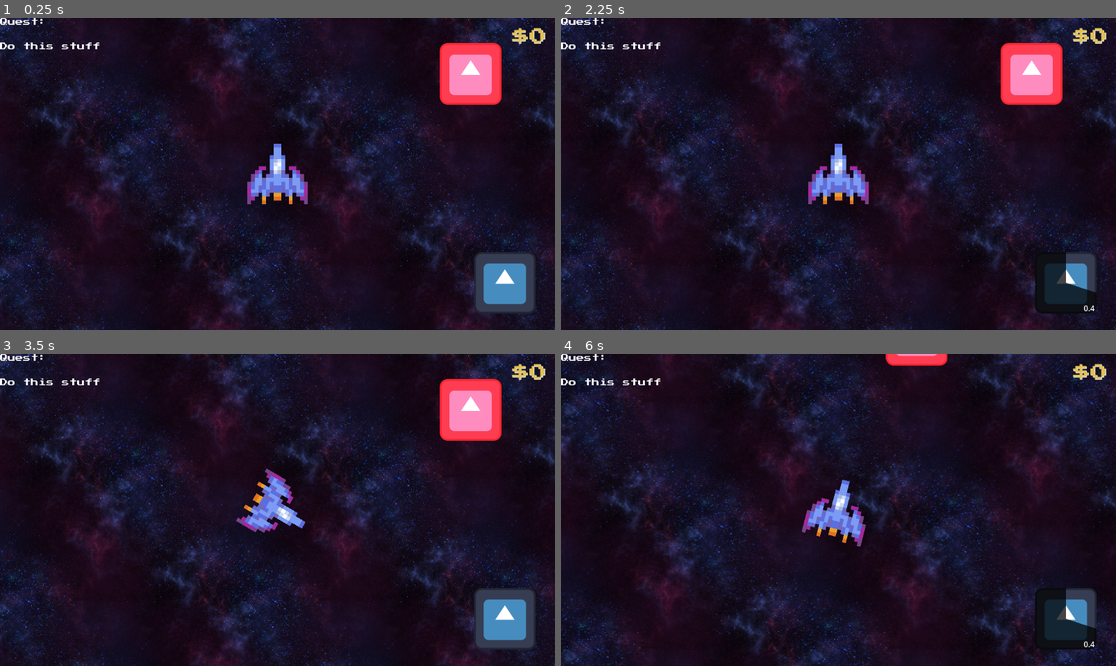
Above: before the commit, frames 1-4 (two rows, left to right).
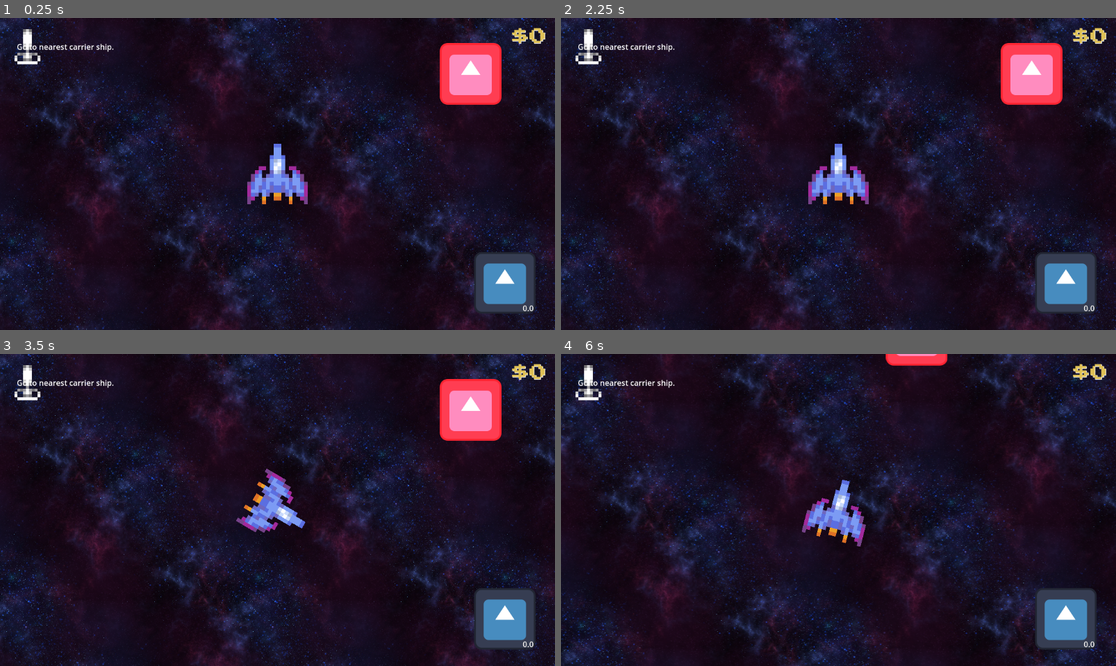
Above: after the commit, the same moments.

Repository: joegriffin2000/starship_jousting_godot
Game: Godot game, scene res://mainspace.tscn
Two runs of this game, one before a commit and one after it. Both use one fixed random seed, a clock stepped at 60 frames per second and the inputs below. The engine's default icon, where the game draws it, is replaced by a stand-in: a white triangle on a blue panel in a dark square.
Inputs (mouse positions are in pixels of both pictures, inside the frame that each line leads up to):
- Up to frame 1 (0.25 s): no input
- Up to frame 2 (2.25 s): click (1066, 283) at 0.5 s; drag from (644, 71) to (1032, 74) at 1.27 s; tap Enter at 2 s; drag from (727, 189) to (1032, 74) at 2.02 s
- Up to frame 3 (3.5 s): move the mouse to (333, 441) at 2.77 s; hold D (right) from 2.78 s (still down); tap Mouse wheel down (scroll_down) at 2.85 s; click (333, 441) at 2.92 s; tap Mouse wheel up (scroll_up) at 3.05 s
- Up to frame 4 (6 s): release D (right) at 3.5 s; drag from (810, 572) to (672, 463) at 3.52 s; tap Space (dash) at 4.25 s; move the mouse to (1005, 556) at 4.27 s; hold A (left) 4.28-5 s; hold Space (dash) 4.28-5 s; click (1005, 556) at 4.55 s; drag from (672, 463) to (755, 432) at 5.02 s; tap Enter at 5.75 s; move the mouse to (866, 510) at 5.77 s; hold A (left) from 5.78 s (still down); tap Mouse wheel down (scroll_down) at 5.85 s; click (866, 510) at 5.92 s

The runs differ from the first frame. In frame 1, 0.6% of the frame differs, in the area x 0-97%, y 0-94%; in frame 2, 2.1%; in frame 3, 0.6%; in frame 4, 2.1%, in the area x 0-97%, y 0-95%.
Error after the commit: Parse Error: Class "Hitbox" hides a global script class. (res://Logic/hitbox.gd:2)

Commit message:
Quest generation finished, quest UI WIP
Quest generation is finished. Quest display on the HUD is a WIP

Diff:
--- a/quest.gd
+++ b/Logic/quest.gd
@@ -14,7 +14,6 @@
 	self.total = total
 	self.progress = 0
 
-func _ready() -> void:
 	#I DONT KNOW IF THIS LOGIC IS SUPPOSED TO GO HERE
 	if (faction == "GOAT"):
 		#each of these is a different quest type
@@ -51,6 +50,7 @@
 	else:
 		print("No faction for quest")
 
+
 #called everytime the signal is caught
 func update_progress():
 	if progress != total:
--- a/UI/gameOverScreen.tscn
+++ b/UI/GameOverScreen/gameOverScreen.tscn
@@ -1,7 +1,7 @@
 [gd_scene load_steps=4 format=3 uid="uid://b11glto6yoca8"]
 
-[ext_resource type="Script" path="res://UI/gameOverScreen.gd" id="1_ivkvd"]
-[ext_resource type="FontVariation" uid="uid://cqgxin5irqgf7" path="res://fonts/pixelFont.tres" id="2_hqkl0"]
+[ext_resource type="Script" path="res://UI/GameOverScreen/gameOverScreen.gd" id="1_ivkvd"]
+[ext_resource type="FontVariation" uid="uid://cqgxin5irqgf7" path="res://Fonts/pixelFont.tres" id="2_hqkl0"]
 
 [sub_resource type="StyleBoxFlat" id="StyleBoxFlat_20lhd"]
 bg_color = Color(0.164706, 0.152941, 0.211765, 0.647059)
--- a/UI/HUD.tscn
+++ b/UI/HUD/HUD.tscn
@@ -2,9 +2,9 @@
 
 [ext_resource type="PackedScene" uid="uid://cumfp14w3h8un" path="res://ability.tscn" id="1_cifeo"]
 [ext_resource type="FontVariation" uid="uid://cqgxin5irqgf7" path="res://Fonts/pixelFont.tres" id="2_fsvj7"]
-[ext_resource type="Script" path="res://UI/credits.gd" id="2_pk0r0"]
-[ext_resource type="FontFile" uid="uid://cjg5r33t68mr1" path="res://Fonts/PressStart2P-vaV7.ttf" id="2_wks4l"]
-[ext_resource type="Script" path="res://UI/quest_detail.gd" id="3_7204j"]
+[ext_resource type="Script" path="res://UI/HUD/credits_HUD.gd" id="2_pk0r0"]
+[ext_resource type="Texture2D" uid="uid://d0tub6h0hhhmm" path="res://Sprites/quest_icon.png" id="4_ormaa"]
+[ext_resource type="Script" path="res://UI/scaleableLabel.gd" id="5_a7k7e"]
 
 [node name="HUD" type="CanvasLayer"]
 
@@ -22,22 +22,6 @@
 grow_vertical = 0
 size_flags_horizontal = 8
 size_flags_vertical = 8
-
-[node name="QuestLabel" type="RichTextLabel" parent="."]
-offset_right = 295.0
-offset_bottom = 51.0
-theme_override_fonts/normal_font = ExtResource("2_wks4l")
-text = "Quest:
-"
-
-[node name="QuestDetail" type="RichTextLabel" parent="."]
-offset_top = 51.0
-offset_right = 356.0
-offset_bottom = 175.0
-theme_override_fonts/normal_font = ExtResource("2_wks4l")
-text = "Do this stuff"
-fit_content = true
-script = ExtResource("3_7204j")
 
 [node name="Credits" type="Label" parent="."]
 anchors_preset = -1
@@ -58,3 +42,34 @@
 text = "$0"
 horizontal_alignment = 2
 script = ExtResource("2_pk0r0")
+
+[node name="HBoxContainer" type="HBoxContainer" parent="."]
+offset_left = 30.0
+offset_top = 23.0
+offset_right = 366.0
+offset_bottom = 96.0
+size_flags_horizontal = 0
+size_flags_vertical = 0
+metadata/_edit_use_anchors_ = true
+
+[node name="Label" type="Label" parent="HBoxContainer"]
+layout_mode = 2
+justification_flags = 35
+
+[node name="TextureRect" type="TextureRect" parent="HBoxContainer/Label"]
+texture_filter = 1
+layout_mode = 1
+anchors_preset = 4
+anchor_top = 0.5
+anchor_bottom = 0.5
+offset_top = -36.5
+offset_right = 54.0
+offset_bottom = 36.5
+grow_vertical = 2
+texture = ExtResource("4_ormaa")
+
+[node name="ScaleableLabel2" type="Label" parent="HBoxContainer"]
+layout_mode = 2
+text = "Go to nearest carrier ship."
+vertical_alignment = 3
+script = ExtResource("5_a7k7e")
--- a/UI/credits.gd
+++ b/UI/HUD/credits_HUD.gd
@@ -1,4 +1,4 @@
-extends "scaleable.gd"
+extends ScaleableLabel
 
 #Function to update label text with new amount
 func update_score(score):
--- /dev/null
+++ b/UI/HUD/quest_HUD.gd
@@ -0,0 +1,10 @@
+extends RichTextLabel
+
+func _ready() -> void:
+	SignalBus.quest_received.connect(update_quest_text)
+
+func update_quest_text(quest: Variant) -> void:
+	text = quest.description
+
+func update_progress(quest: Variant) -> void:
+	pass
--- a/UI/quest.tscn
+++ b/UI/ShopUI/ShopQuests/quest.tscn
@@ -1,6 +1,6 @@
 [gd_scene load_steps=2 format=3 uid="uid://5ljy53wtfp4g"]
 
-[ext_resource type="Script" path="res://UI/quest_ui.gd" id="1_mqoed"]
+[ext_resource type="Script" path="res://UI/ShopUI/ShopQuests/shop_quests.gd" id="1_mqoed"]
 
 [node name="QuestUI" type="Control"]
 layout_mode = 3
--- a/UI/quest_ui.gd
+++ b/UI/ShopUI/ShopQuests/shop_quests.gd
@@ -1,13 +1,17 @@
-extends "draggable.gd"
+extends Draggable
 
-@onready var questlist = $ItemList
-var icon = preload("res://Sprites/icon.svg")
+@onready var UIQuestList = $ItemList
+var icon = preload("res://Sprites/quest_icon.png")
 var file = FileAccess.open("res://quests.json",FileAccess.READ).get_as_text()
+var json = JSON.new()
+var filecontents = json.parse_string(file)
+
 var last_mouse_pos = Vector2(0,0)
-var json = JSON.new()
+
 var rng = RandomNumberGenerator.new()
 
-var filecontents = json.parse_string(file)
+var generatedQuests = []
+var selectedQuest = null
 
 func _ready():
 	# Set offset default value
@@ -15,13 +19,10 @@
 
 func _process(delta):
 	if dragging:
-		questlist.position.y = (get_viewport().get_mouse_position() - offset).y
+		UIQuestList.position.y = (get_viewport().get_mouse_position() - offset).y
 	#If the menu moves down too much it bounces back
-	elif questlist.position.y > 0:
-		questlist.position.y -= 15
-	#experimenting with bouncing back down if move up too much
-	#elif questlist.get_item_rect(9).position.y < (get_viewport_rect().size.y):
-		#questlist.position.y += 15
+	elif UIQuestList.position.y > 0:
+		UIQuestList.position.y -= 15
 
 func generateQuests() -> void:
 	# Getting only the quests we have already (level 1 quests)
@@ -38,7 +39,6 @@
 			fjbQuests.append(quest)
 		if quest.faction == "SEU":
 			seuQuests.append(quest)
-	var generatedQuests = []
 
 	# Generate a quest for each quest faction:
 	# TODO: Replace quest[0] with randomizing from the list
@@ -48,26 +48,28 @@
 	var q2 = Quest.new(fjbQuests[0].faction, fjbQuests[0].desc.replace("x", str(total)), fjbQuests[0].type, total)
 	total = rng.randi_range(3, 7)
 	var q3 = Quest.new(goatQuests[0].faction, goatQuests[0].desc.replace("x", str(total)), goatQuests[0].type, total)
+	generatedQuests = []
 	generatedQuests.append(q1)
 	generatedQuests.append(q2)
 	generatedQuests.append(q3)
 	print(generatedQuests)
 
+	# Clear quest list on UI
+	UIQuestList.clear()
 	# Fill in quest list on UI
-	questlist.clear()
 	for i in generatedQuests:
-		questlist.add_item(i.description,icon)
+		UIQuestList.add_item(i.description, icon)
 
 func _gui_input(event: InputEvent) -> void:
 	if event.is_action("scroll_up"):
-		questlist.position.y -= 10
+		UIQuestList.position.y -= 10
 	if event.is_action("scroll_down"):
-		questlist.position.y += 10
+		UIQuestList.position.y += 10
 
 func _on_item_list_gui_input(event: InputEvent) -> void:
 	if !dragging and event.is_action_pressed("left_click"):
 		var mouse_pos = get_viewport().get_mouse_position()
-		offset = mouse_pos - questlist.position
+		offset = mouse_pos - UIQuestList.position
 		dragging = true
 		#get_tree().set_input_as_handled()
 
@@ -76,4 +78,6 @@
 
 
 func _on_item_list_item_selected(index: int) -> void:
-	SignalBus.quest_received.emit(questlist.get_item_text(index))
+	selectedQuest = generatedQuests[index]
+	# TODO: Make this a separate button
+	SignalBus.quest_received.emit(selectedQuest)
--- /dev/null
+++ b/UI/ShopUI/ShopUpgrades/upgrade.gd
@@ -0,0 +1 @@
+extends Draggable
--- a/UI/upgrade.tscn
+++ b/UI/ShopUI/ShopUpgrades/upgrade.tscn
@@ -1,7 +1,7 @@
 [gd_scene load_steps=3 format=3 uid="uid://c6qaubponwo3u"]
 
 [ext_resource type="Texture2D" uid="uid://deak4o1xsi0rn" path="res://Sprites/icon.svg" id="1_336qm"]
-[ext_resource type="Script" path="res://UI/upgrade.gd" id="1_so4nk"]
+[ext_resource type="Script" path="res://UI/ShopUI/ShopUpgrades/upgrade.gd" id="1_so4nk"]
 
 [node name="Upgrade" type="Control"]
 layout_mode = 3
--- /dev/null
+++ b/UI/ShopUI/shop_menu.tscn
@@ -0,0 +1,115 @@
+[gd_scene load_steps=7 format=3 uid="uid://btbb3t0k66qi8"]
+
+[ext_resource type="Script" path="res://UI/ShopUI/shop_menu.gd" id="1_71syl"]
+[ext_resource type="Script" path="res://UI/ShopUI/ShopUpgrades/upgrade.gd" id="2_32nsl"]
+[ext_resource type="Texture2D" uid="uid://deak4o1xsi0rn" path="res://Sprites/icon.svg" id="3_vhqgl"]
+[ext_resource type="PackedScene" uid="uid://5ljy53wtfp4g" path="res://UI/ShopUI/ShopQuests/quest.tscn" id="4_h1yxy"]
+[ext_resource type="Texture2D" uid="uid://dfo3dhjbefiga" path="res://Sprites/quest_btn.png" id="5_n2y5n"]
+[ext_resource type="Texture2D" uid="uid://bxe2outbioo87" path="res://Sprites/upgrade_btn.png" id="6_kyxv6"]
+
+[node name="CanvasLayer" type="CanvasLayer"]
+script = ExtResource("1_71syl")
+
+[node name="Panel" type="Panel" parent="."]
+anchors_preset = 15
+anchor_right = 1.0
+anchor_bottom = 1.0
+offset_left = 128.0
+offset_top = 64.0
+offset_right = -64.0
+offset_bottom = -72.0
+grow_horizontal = 2
+grow_vertical = 2
+size_flags_horizontal = 6
+size_flags_vertical = 6
+size_flags_stretch_ratio = 1.2
+
+[node name="Upgrades" type="Panel" parent="Panel"]
+visible = false
+self_modulate = Color(1, 1, 1, 0)
+clip_contents = true
+layout_mode = 1
+anchors_preset = -1
+anchor_left = 0.133
+anchor_right = 1.0
+anchor_bottom = 1.0
+offset_left = 0.32
+grow_horizontal = 2
+grow_vertical = 2
+size_flags_horizontal = 4
+size_flags_vertical = 4
+mouse_filter = 1
+
+[node name="Control" type="Control" parent="Panel/Upgrades"]
+layout_mode = 1
+anchors_preset = 8
+anchor_left = 0.5
+anchor_top = 0.5
+anchor_right = 0.5
+anchor_bottom = 0.5
+offset_left = -768.0
+offset_top = -536.0
+offset_right = 832.0
+offset_bottom = 528.0
+grow_horizontal = 2
+grow_vertical = 2
+script = ExtResource("2_32nsl")
+
+[node name="upgrade" type="TextureButton" parent="Panel/Upgrades/Control"]
+layout_mode = 2
+anchor_left = 0.481
+anchor_top = 0.5
+anchor_right = 0.481
+anchor_bottom = 0.5
+offset_left = -64.192
+offset_top = -64.0
+offset_right = 63.808
+offset_bottom = 64.0
+texture_normal = ExtResource("3_vhqgl")
+stretch_mode = 0
+
+[node name="Quests" type="Panel" parent="Panel"]
+self_modulate = Color(1, 1, 1, 0)
+clip_contents = true
+layout_mode = 1
+anchors_preset = -1
+anchor_left = 0.133
+anchor_right = 1.0
+anchor_bottom = 0.984
+offset_left = 0.32
+offset_bottom = 8.19199
+grow_horizontal = 2
+grow_vertical = 2
+size_flags_horizontal = 4
+size_flags_vertical = 4
+
+[node name="Quest" parent="Panel/Quests" instance=ExtResource("4_h1yxy")]
+layout_mode = 1
+
+[node name="QuestButton" type="TextureButton" parent="Panel"]
+texture_filter = 1
+layout_mode = 1
+anchors_preset = -1
+anchor_right = 0.133
+anchor_bottom = 0.5
+offset_right = 0.32
+grow_vertical = 2
+texture_normal = ExtResource("5_n2y5n")
+stretch_mode = 0
+
+[node name="UpgradeButton" type="TextureButton" parent="Panel"]
+texture_filter = 1
+layout_mode = 1
+anchors_preset = -1
+anchor_top = 0.5
+anchor_right = 0.133
+anchor_bottom = 1.0
+offset_right = 0.32
+grow_vertical = 2
+texture_normal = ExtResource("6_kyxv6")
+stretch_mode = 0
+
+[connection signal="gui_input" from="Panel/Upgrades" to="." method="_on_upgrades_gui_input"]
+[connection signal="pressed" from="Panel/Upgrades/Control/upgrade" to="." method="_on_upgrade_pressed"]
+[connection signal="pressed" from="Panel/QuestButton" to="." method="_on_quest_button_pressed"]
+[connection signal="pressed" from="Panel/UpgradeButton" to="." method="_on_upgrade_button_pressed"]
--- a/UI/quest_detail.gd
+++ /dev/null
@@ -1,7 +0,0 @@
-extends RichTextLabel
-
-func _ready() -> void:
-	SignalBus.quest_received.connect(change_text)
-
-func change_text(new_text):
-	text = new_text
--- a/UI/scaleable.gd
+++ b/UI/scaleableLabel.gd
@@ -1,4 +1,4 @@
-class_name Scaleable
+class_name ScaleableLabel
 extends Label
 
 # Re-scale content when window size changes
--- a/UI/shop_menu.tscn
+++ /dev/null
@@ -1,115 +0,0 @@
-[gd_scene load_steps=7 format=3 uid="uid://btbb3t0k66qi8"]
-
-[ext_resource type="Script" path="res://UI/shop_menu.gd" id="1_71syl"]
-[ext_resource type="Script" path="res://UI/upgrade.gd" id="2_32nsl"]
-[ext_resource type="Texture2D" uid="uid://deak4o1xsi0rn" path="res://Sprites/icon.svg" id="3_vhqgl"]
-[ext_resource type="PackedScene" uid="uid://5ljy53wtfp4g" path="res://UI/quest.tscn" id="4_h1yxy"]
-[ext_resource type="Texture2D" uid="uid://dfo3dhjbefiga" path="res://Sprites/quest_btn.png" id="5_n2y5n"]
-[ext_resource type="Texture2D" uid="uid://bxe2outbioo87" path="res://Sprites/upgrade_btn.png" id="6_kyxv6"]
-
-[node name="CanvasLayer" type="CanvasLayer"]
-script = ExtResource("1_71syl")
-
-[node name="Panel" type="Panel" parent="."]
-anchors_preset = 15
-anchor_right = 1.0
-anchor_bottom = 1.0
-offset_left = 128.0
-offset_top = 64.0
-offset_right = -64.0
-offset_bottom = -72.0
-grow_horizontal = 2
-grow_vertical = 2
-size_flags_horizontal = 6
-size_flags_vertical = 6
-size_flags_stretch_ratio = 1.2
-
-[node name="Upgrades" type="Panel" parent="Panel"]
-visible = false
-self_modulate = Color(1, 1, 1, 0)
-clip_contents = true
-layout_mode = 1
-anchors_preset = -1
-anchor_left = 0.133
-anchor_right = 1.0
-anchor_bottom = 1.0
-offset_left = 0.32
-grow_horizontal = 2
-grow_vertical = 2
-size_flags_horizontal = 4
-size_flags_vertical = 4
-mouse_filter = 1
-
-[node name="Control" type="Control" parent="Panel/Upgrades"]
-layout_mode = 1
-anchors_preset = 8
-anchor_left = 0.5
-anchor_top = 0.5
-anchor_right = 0.5
-anchor_bottom = 0.5
-offset_left = -768.0
-offset_top = -536.0
-offset_right = 832.0
-offset_bottom = 528.0
-grow_horizontal = 2
-grow_vertical = 2
-script = ExtResource("2_32nsl")
-
-[node name="upgrade" type="TextureButton" parent="Panel/Upgrades/Control"]
-layout_mode = 2
-anchor_left = 0.481
-anchor_top = 0.5
-anchor_right = 0.481
-anchor_bottom = 0.5
-offset_left = -64.192
-offset_top = -64.0
-offset_right = 63.808
-offset_bottom = 64.0
-texture_normal = ExtResource("3_vhqgl")
-stretch_mode = 0
-
-[node name="Quests" type="Panel" parent="Panel"]
-self_modulate = Color(1, 1, 1, 0)
-clip_contents = true
-layout_mode = 1
-anchors_preset = -1
-anchor_left = 0.133
-anchor_right = 1.0
-anchor_bottom = 0.984
-offset_left = 0.32
-offset_bottom = 8.19199
-grow_horizontal = 2
-grow_vertical = 2
-size_flags_horizontal = 4
-size_flags_vertical = 4
-
-[node name="Quest" parent="Panel/Quests" instance=ExtResource("4_h1yxy")]
-layout_mode = 1
-
-[node name="QuestButton" type="TextureButton" parent="Panel"]
-texture_filter = 1
-layout_mode = 1
-anchors_preset = -1
-anchor_right = 0.133
-anchor_bottom = 0.5
-offset_right = 0.32
-grow_vertical = 2
-texture_normal = ExtResource("5_n2y5n")
-stretch_mode = 0
-
-[node name="UpgradeButton" type="TextureButton" parent="Panel"]
-texture_filter = 1
-layout_mode = 1
-anchors_preset = -1
-anchor_top = 0.5
-anchor_right = 0.133
-anchor_bottom = 1.0
-offset_right = 0.32
-grow_vertical = 2
-texture_normal = ExtResource("6_kyxv6")
-stretch_mode = 0
-
-[connection signal="gui_input" from="Panel/Upgrades" to="." method="_on_upgrades_gui_input"]
-[connection signal="pressed" from="Panel/Upgrades/Control/upgrade" to="." method="_on_upgrade_pressed"]
-[connection signal="pressed" from="Panel/QuestButton" to="." method="_on_quest_button_pressed"]
-[connection signal="pressed" from="Panel/UpgradeButton" to="." method="_on_upgrade_button_pressed"]
--- a/UI/upgrade.gd
+++ /dev/null
@@ -1 +0,0 @@
-extends "draggable.gd"
--- a/ability.tscn
+++ b/ability.tscn
@@ -1,7 +1,8 @@
 [gd_scene load_steps=3 format=3 uid="uid://cumfp14w3h8un"]
 
 [ext_resource type="Texture2D" uid="uid://deak4o1xsi0rn" path="res://Sprites/icon.svg" id="1_r2xtb"]
-[ext_resource type="Script" path="res://logic/ability.gd" id="2_ln6lw"]
+[ext_resource type="Script" path="res://Logic/ability.gd" id="2_ln6lw"]
+
 
 [node name="Dash" type="TextureButton"]
 offset_right = 40.0
--- a/carrier.tscn
+++ b/carrier.tscn
@@ -1,6 +1,6 @@
 [gd_scene load_steps=7 format=3 uid="uid://dwtvkp2vnyevp"]
 
-[ext_resource type="Script" path="res://logic/carrier.gd" id="1_173kj"]
+[ext_resource type="Script" path="res://Logic/carrier.gd" id="1_173kj"]
 [ext_resource type="Texture2D" uid="uid://deak4o1xsi0rn" path="res://Sprites/icon.svg" id="1_sxrk5"]
 
 [sub_resource type="Gradient" id="Gradient_ty7mj"]
--- a/dmg_rock.tscn
+++ b/dmg_rock.tscn
@@ -1,6 +1,6 @@
 [gd_scene load_steps=4 format=3 uid="uid://civgrrcpy8lw5"]
 
-[ext_resource type="Script" path="res://logic/dmg_rock.gd" id="1_aoo3n"]
+[ext_resource type="Script" path="res://Logic/dmg_rock.gd" id="1_aoo3n"]
 [ext_resource type="Texture2D" uid="uid://deak4o1xsi0rn" path="res://Sprites/icon.svg" id="1_ywv3o"]
 
 [sub_resource type="RectangleShape2D" id="RectangleShape2D_17pel"]
--- a/lance.tscn
+++ b/lance.tscn
@@ -1,6 +1,6 @@
 [gd_scene load_steps=3 format=3 uid="uid://j7jr5qp7ch07"]
 
-[ext_resource type="Script" path="res://logic/hitbox.gd" id="1_fkdir"]
+[ext_resource type="Script" path="res://Logic/hitbox.gd" id="1_fkdir"]
 [ext_resource type="Texture2D" uid="uid://c5cri7mb6umyu" path="res://Sprites/lance.png" id="1_gcfi3"]
 
 [node name="Hitbox" type="Area2D"]
--- a/logic/ship.gd
+++ b/logic/ship.gd
@@ -1,6 +1,6 @@
 extends CharacterBody2D
 
-const gameOverScreen = preload("res://UI/gameOverScreen.tscn")
+const gameOverScreen = preload("res://UI/GameOverScreen/gameOverScreen.tscn")
 
 @onready var action = $Action_Timer
 @onready var dash = $Dash_Cooldown
@@ -10,6 +10,7 @@
 
 func _ready() -> void:
 	SignalBus.damage_taken.connect(_on_dmg_rock_took_damage)
+	SignalBus.quest_received.connect(_on_quest_received)
 
 func get_input():
 	if ShipData.health >= 1:
@@ -62,3 +63,7 @@
 
 func _on_dmg_rock_took_damage() -> void:
 	take_damage()
+
+func _on_quest_received(q: Variant) -> void:
+	ShipData.quest = q
+	print("Quest: ", ShipData.quest)
--- a/logic/ship_data.gd
+++ b/logic/ship_data.gd
@@ -13,6 +13,7 @@
 @export var dash = false
 
 #Ship resources
+@export var quest = null
 @export var credits = 0
 @export var health = 1
 @export var totalScore = 100
@@ -30,6 +31,7 @@
 	dash = false
 
 	#Ship resources
+	quest = null
 	credits = 0
 	health = 1
 	totalScore = 100
--- a/logic/signal_bus.gd
+++ b/logic/signal_bus.gd
@@ -8,7 +8,7 @@
 
 
 #UI signals
-#connected from ship to game over screen
+# Connected from ship to gameOverScreen
 signal player_died(score)
-#connected from quest menu to HUD label
+# Connected from shop Quest menu to HUD Quest label and ShipData
 signal quest_received(content)
--- a/mainspace.tscn
+++ b/mainspace.tscn
@@ -2,11 +2,11 @@
 
 [ext_resource type="PackedScene" uid="uid://e1bi5rviiufr" path="res://ship.tscn" id="1_31b5h"]
 [ext_resource type="Texture2D" uid="uid://bvjxnwg3c1sa3" path="res://Sprites/512x512_purple_nebula_1.png" id="1_xb1gi"]
-[ext_resource type="Script" path="res://logic/mainspace.gd" id="1_yv7y7"]
+[ext_resource type="Script" path="res://Logic/mainspace.gd" id="1_yv7y7"]
 [ext_resource type="PackedScene" uid="uid://cq1e813uoit5d" path="res://rock.tscn" id="3_ajql6"]
-[ext_resource type="PackedScene" uid="uid://csce5kf7ob4fa" path="res://UI/HUD.tscn" id="4_m7kfs"]
+[ext_resource type="PackedScene" uid="uid://csce5kf7ob4fa" path="res://UI/HUD/HUD.tscn" id="4_m7kfs"]
 [ext_resource type="PackedScene" uid="uid://civgrrcpy8lw5" path="res://dmg_rock.tscn" id="5_ysiwv"]
-[ext_resource type="PackedScene" uid="uid://b11glto6yoca8" path="res://UI/gameOverScreen.tscn" id="6_bpwyg"]
+[ext_resource type="PackedScene" uid="uid://b11glto6yoca8" path="res://UI/GameOverScreen/gameOverScreen.tscn" id="6_bpwyg"]
 [ext_resource type="PackedScene" uid="uid://dwtvkp2vnyevp" path="res://carrier.tscn" id="6_t3k5q"]
 
 [node name="Node2D" type="Node2D"]
--- a/project.godot
+++ b/project.godot
@@ -17,9 +17,9 @@
 
 [autoload]
 
-ShipData="*res://logic/ship_data.gd"
-ShopMenu="*res://UI/shop_menu.tscn"
-SignalBus="*res://logic/signal_bus.gd"
+ShipData="*res://Logic/ship_data.gd"
+ShopMenu="*res://UI/ShopUI/shop_menu.tscn"
+SignalBus="*res://Logic/signal_bus.gd"
 
 [editor]
 
--- a/rock.tscn
+++ b/rock.tscn
@@ -1,8 +1,8 @@
 [gd_scene load_steps=5 format=3 uid="uid://cq1e813uoit5d"]
 
-[ext_resource type="Script" path="res://logic/rock.gd" id="1_1wogh"]
+[ext_resource type="Script" path="res://Logic/rock.gd" id="1_1wogh"]
 [ext_resource type="Texture2D" uid="uid://d1vdk68ikcdio" path="res://Sprites/rock.png" id="2_vgtg2"]
-[ext_resource type="Script" path="res://logic/hurtbox.gd" id="3_68cq6"]
+[ext_resource type="Script" path="res://Logic/hurtbox.gd" id="3_68cq6"]
 
 [sub_resource type="CircleShape2D" id="CircleShape2D_6h3ik"]
 radius = 72.2496
--- a/ship.tscn
+++ b/ship.tscn
@@ -1,10 +1,10 @@
 [gd_scene load_steps=6 format=3 uid="uid://e1bi5rviiufr"]
 
-[ext_resource type="Script" path="res://logic/ship.gd" id="1_i8hbr"]
+[ext_resource type="Script" path="res://Logic/ship.gd" id="1_i8hbr"]
 [ext_resource type="Texture2D" uid="uid://om46hfkv7o05" path="res://Sprites/ship.png" id="2_g8wrt"]
-[ext_resource type="Script" path="res://logic/dash.gd" id="4_aff75"]
+[ext_resource type="Script" path="res://Logic/dash.gd" id="4_aff75"]
 [ext_resource type="PackedScene" uid="uid://j7jr5qp7ch07" path="res://lance.tscn" id="5_aex22"]
-[ext_resource type="Script" path="res://logic/action.gd" id="5_rp1k1"]
+[ext_resource type="Script" path="res://Logic/action.gd" id="5_rp1k1"]
 
 [node name="Ship" type="CharacterBody2D"]
 position = Vector2(-1, 0)
Binary file changed: Sprites/quest_btn.png
Binary file added: Sprites/quest_icon.png
Not shown, added: Sprites/quest_icon.png.import
Renamed: UI/gameOverScreen.gd -> UI/GameOverScreen/gameOverScreen.gd
Renamed: UI/shop_menu.gd -> UI/ShopUI/shop_menu.gd
Renamed: UI/titleScreen.tscn -> UI/TitleScreen/titleScreen.tscn
Not shown, added: UI/ShopUI/shoBAD1.tmp
